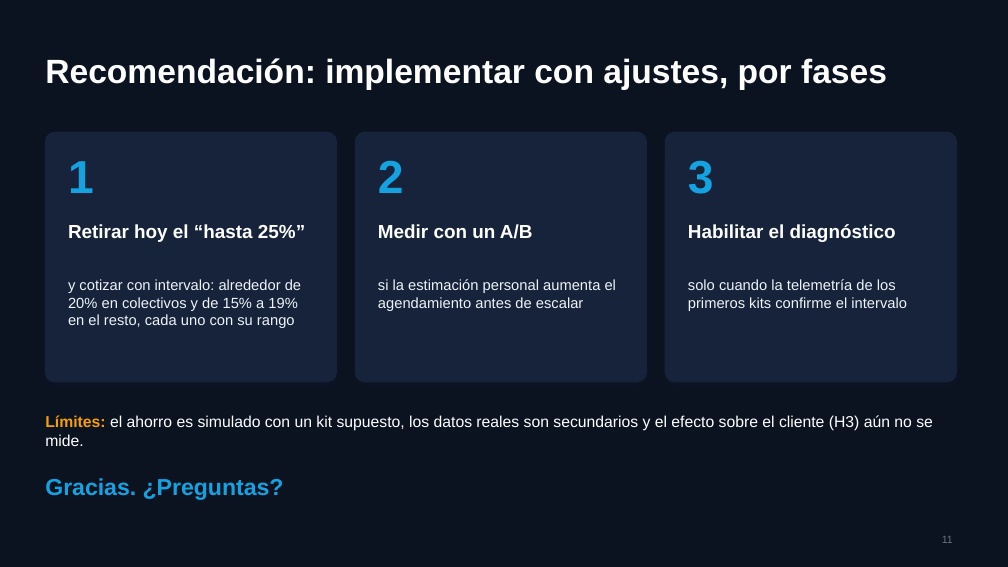
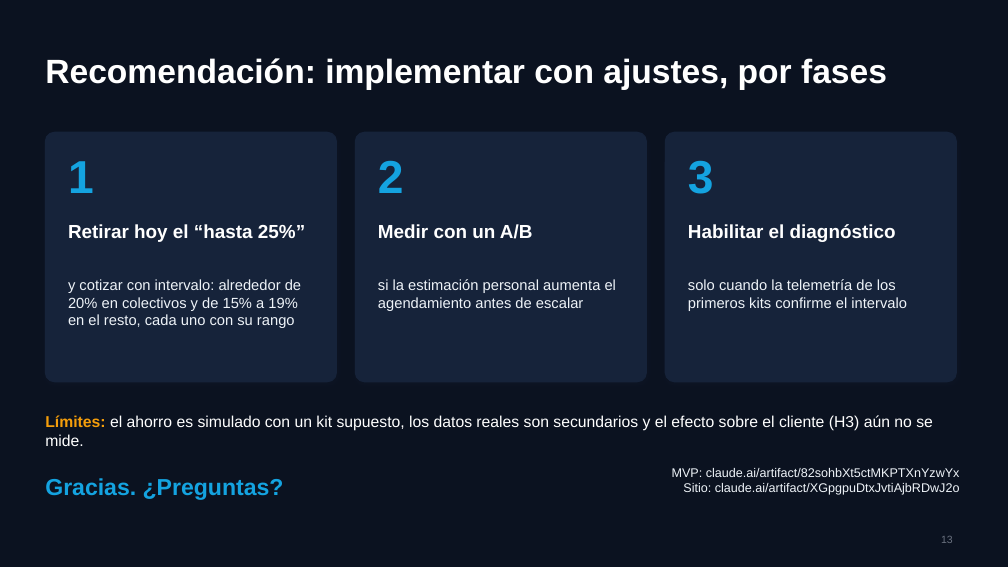
Before and after one commit to diegoaam0109-ux/lumine, a slide deck: slide 13 of entrega5/TIG_IA_Grupo01_LumineMotors_Presentacion.pptx (slide 11 before the commit). Drawn at 1008x567 pixels with LibreOffice and Linux fonts; fonts in the diff are those of the drawing. Boxes give left, top, right and bottom in pixels: in the first picture for what was removed or moved away, otherwise in the second. Text is boxed around its words. In the diff, an @@ line names an element or a change of style, - is before the commit and + after.

```diff
--- a/entrega5/TIG_IA_Grupo01_LumineMotors_Presentacion.pptx
+++ b/entrega5/TIG_IA_Grupo01_LumineMotors_Presentacion.pptx
@@ text added at <box>672,468,960,495</box>, 12 pt, text #EEF3F8 @@
+MVP: claude.ai/artifact/82sohbXt5ctMKPTXnYzwYx
+Sitio: claude.ai/artifact/XGpgpuDtxJvtiAjbRDwJ2o
@@ page number at <box>941,536,953,543</box>: text changed @@
-11
+13
```
Also in this commit, not shown: 1 other slide changed, 2 slides added, 16 other files.
